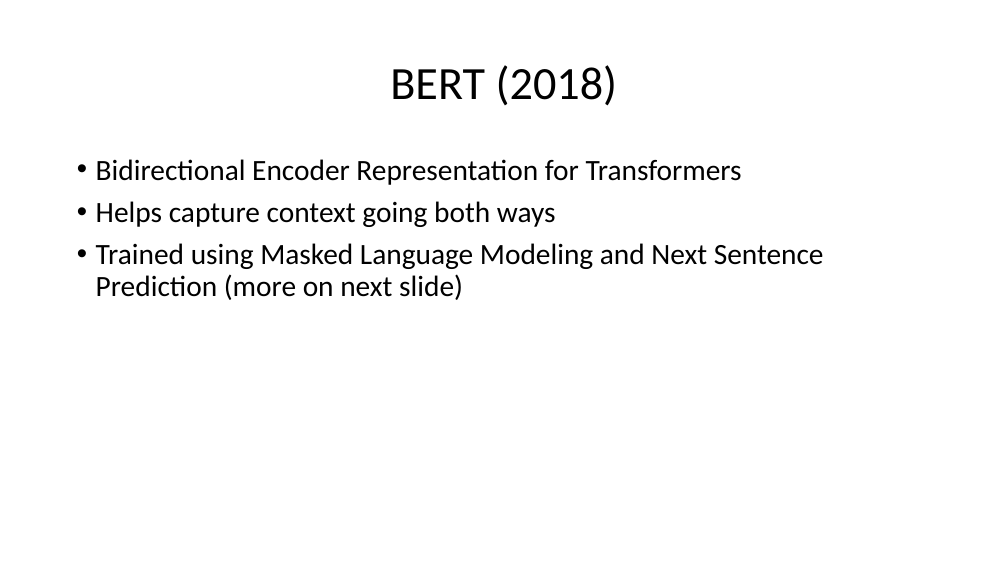
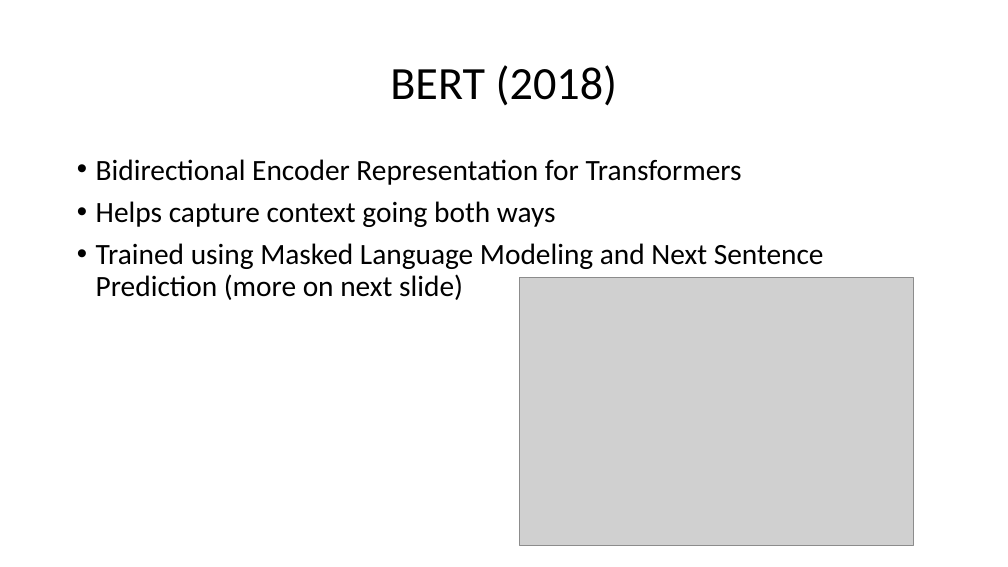
Before and after one commit to Lsnow987/document-embeddings, a slide deck: slide 4 of presentation.pptx. Drawn at 1008x567 pixels with LibreOffice and Linux fonts; fonts in the diff are those of the drawing; grey boxes stand for pictures. Boxes give left, top, right and bottom in pixels: in the first picture for what was removed or moved away, otherwise in the second. Text is boxed around its words. In the diff, an @@ line names an element or a change of style, - is before the commit and + after.

```diff
--- a/presentation.pptx
+++ b/presentation.pptx
@@ text "Bidirectional Encoder Representation for Transformers" at [96,159,824,300]: less space between paragraphs @@
@@ picture added at [520,278,913,544] @@
```
Also in this commit, not shown: 9 other slides changed, 1 slide added.
